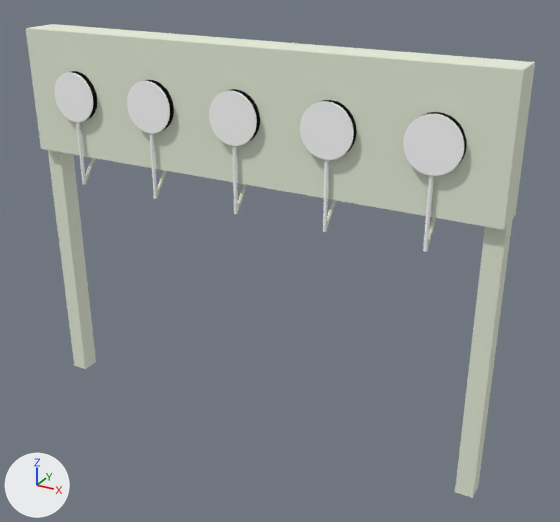
Before and after pictures for a commit that changed the Blender file Biathlon3D_Unity/Assets/MOoodels/target.blend.
Both versions are drawn from a camera (50 mm lens) standing at (5.61, -18.87, 3.86) and looking at (0.44, -9.48, -0.84). Arrows for +X, +Y and +Z are at lower left; the lights stay in place.

In view in the first picture: 'installation', 'white_target_1', 'white_target_2', 'white_target_3', 'white_target_4', 'white_target_5'.
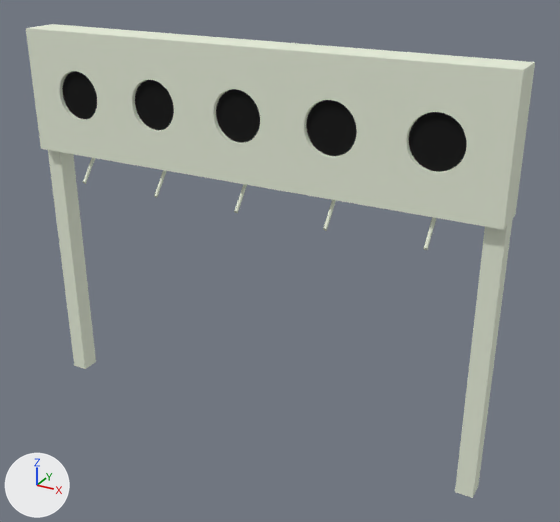
Commit message: Single targets added

Pixel boxes [x1, y1, x2, y2] of what changed, in the pictures (560 x 522 px; the box of a moved part takes in the faces that stretch with it):
'white_target_5', deleted: before [403, 114, 464, 252]
'white_target_4', deleted: before [300, 101, 354, 232]
'white_target_3', deleted: before [209, 91, 257, 214]
'white_target_2', deleted: before [127, 81, 170, 199]
'white_target_1', deleted: before [54, 72, 93, 185]
part 1 of me_cube_000, moved or reshaped: before [85, 158, 436, 246]; after [83, 158, 436, 249]
'black_target_5', unchanged, uncovered by the edit: before [422, 112, 467, 163]; after [409, 112, 467, 171]
'black_target_4', unchanged, uncovered by the edit: before [321, 100, 357, 153]; after [306, 100, 357, 156]
'black_target_3', unchanged, uncovered by the edit: before [228, 89, 260, 141]; after [216, 89, 260, 142]
'black_target_2', unchanged, uncovered by the edit: before [146, 80, 174, 130]; after [135, 80, 174, 130]

What changed in the scene script:
```text
Change me_cube_000:
    used by ob_installation; location = (-2.79, -8.9, 1.34)
    remove me_cube_000.from_pydata(...)  # 912 vertices, 434 faces; spans x -1.0..6.55, y -1.08..-0.41, z -5.09..1.0
    add me_cube_000.from_pydata(...)  # 742 vertices, 434 faces; spans x -1.0..6.55, y -1.08..-0.41, z -5.09..1.0
    me_cube_000 part 1
    170 vertices are removed from x -0.1..5.64, y -0.76..-0.7, z -0.9
    162 faces are deleted
    162 new faces join them
Remove ob_white_target_5:
    ob_white_target_5 = bpy.data.objects.new('white_target_5', me_cylinder_018)
    ob_white_target_5.location = (2.83, -10.0, 1.39)
    ob_white_target_5.rotation_euler = (1.571, 0.0, 0.0)  # degrees (90, 0, 0)
    ob_white_target_5.scale = (0.377, 0.377, 0.011)
Remove ob_white_target_4:
    ob_white_target_4 = bpy.data.objects.new('white_target_4', me_cylinder_023)
    ob_white_target_4.location = (1.41, -10.0, 1.39)
    ob_white_target_4.rotation_euler = (1.571, 0.0, 0.0)  # degrees (90, 0, 0)
    ob_white_target_4.scale = (0.377, 0.377, 0.011)
Remove ob_white_target_3:
    ob_white_target_3 = bpy.data.objects.new('white_target_3', me_cylinder_024)
    ob_white_target_3.location = (-0.01, -10.0, 1.39)
    ob_white_target_3.rotation_euler = (1.571, 0.0, 0.0)  # degrees (90, 0, 0)
    ob_white_target_3.scale = (0.377, 0.377, 0.011)
Remove ob_white_target_2:
    ob_white_target_2 = bpy.data.objects.new('white_target_2', me_cylinder_036)
    ob_white_target_2.location = (-1.44, -10.0, 1.39)
    ob_white_target_2.rotation_euler = (1.571, 0.0, 0.0)  # degrees (90, 0, 0)
    ob_white_target_2.scale = (0.377, 0.377, 0.011)
Remove ob_white_target_1:
    ob_white_target_1 = bpy.data.objects.new('white_target_1', me_cylinder_035)
    ob_white_target_1.location = (-2.86, -10.0, 1.39)
    ob_white_target_1.rotation_euler = (1.571, 0.0, 0.0)  # degrees (90, 0, 0)
    ob_white_target_1.scale = (0.377, 0.377, 0.011)
```
